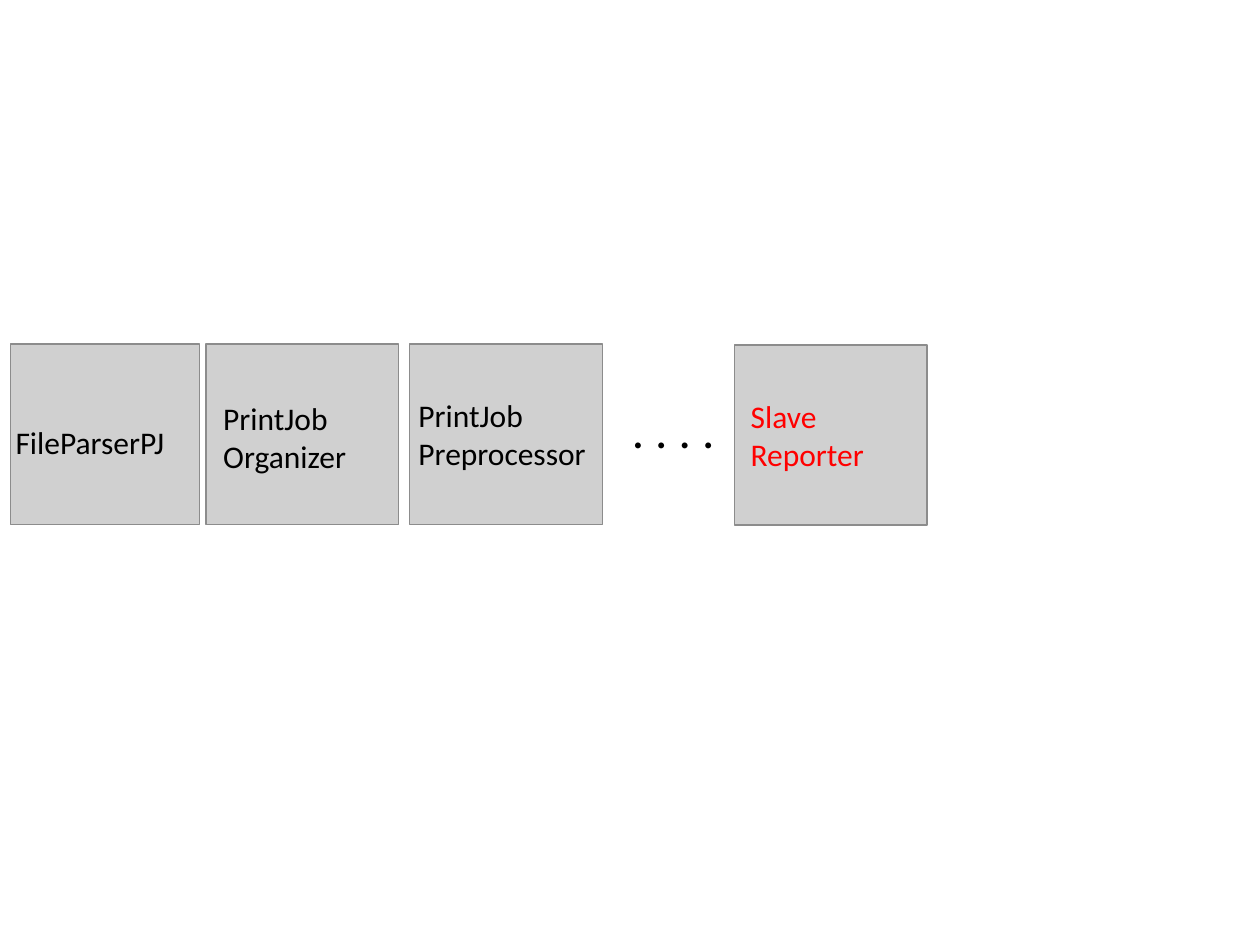
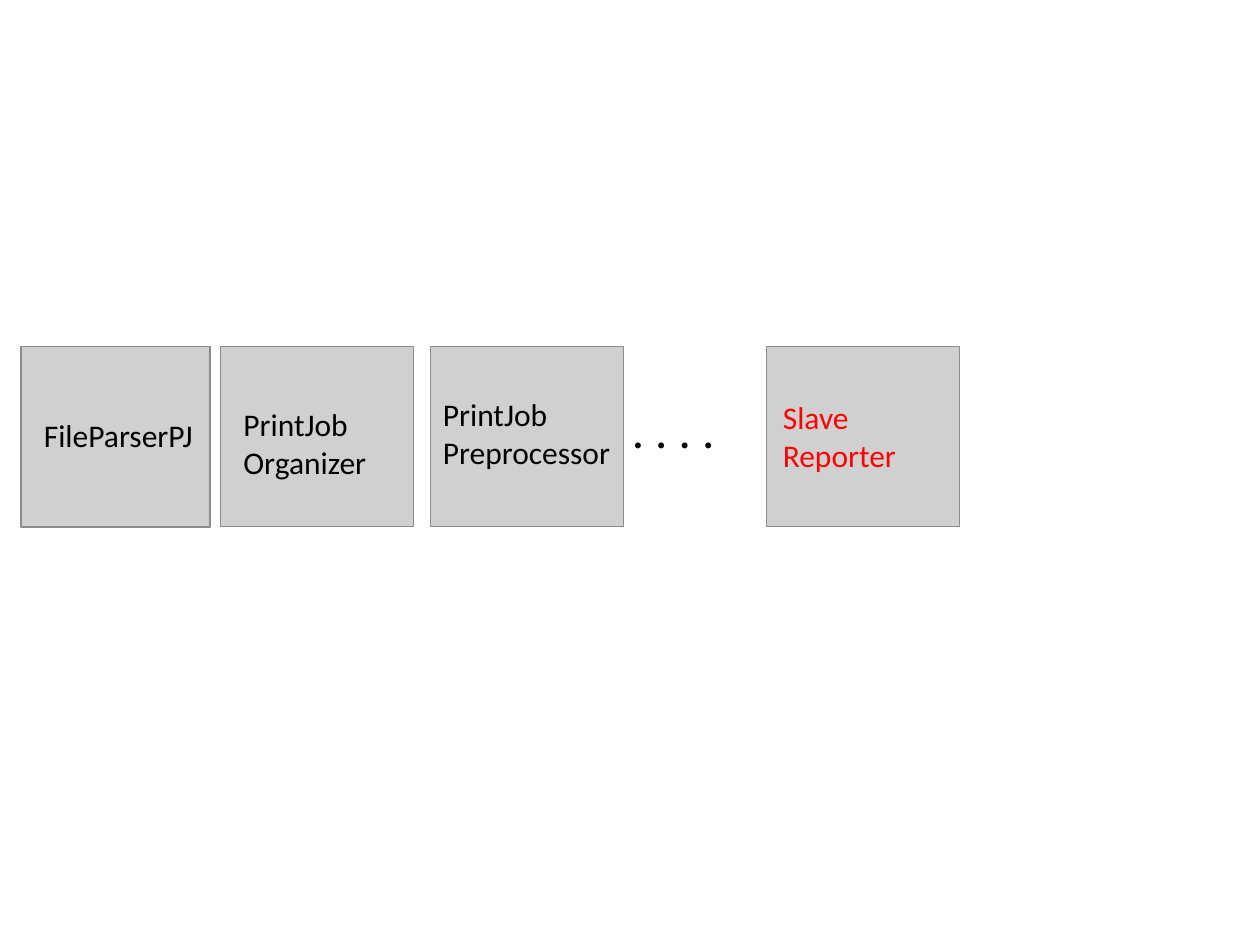
Before and after one commit to bsuman/ThesisDocumentation, a slide deck: slide 8 of pictures.pptx. Drawn at 1260x945 pixels with LibreOffice and Linux fonts; fonts in the diff are those of the drawing; grey boxes stand for pictures. Boxes give left, top, right and bottom in pixels: in the first picture for what was removed or moved away, otherwise in the second. Text is boxed around its words. In the diff, an @@ line names an element or a change of style, - is before the commit and + after.

Commit message:
added

```diff
--- a/pictures.pptx
+++ b/pictures.pptx
@@ picture: place and size @@
-picture at (10,344,199,524)
+picture at (21,346,210,527)
@@ picture: place and size @@
-picture at (207,344,399,524)
+picture at (220,346,413,527)
@@ picture: place and size @@
-picture at (410,344,602,524)
+picture at (431,346,624,527)
@@ picture: place and size @@
-picture at (735,345,927,525)
+picture at (766,346,959,527)
@@ text "PrintJob": place and size @@
-text "PrintJob" at (418,405,585,470)
+text "PrintJob" at (443,404,610,469)
@@ text "FileParserPJ": place and size @@
-text "FileParserPJ" at (16,432,165,455)
+text "FileParserPJ" at (44,425,193,448)
@@ text "PrintJob": place and size @@
-text "PrintJob" at (223,408,346,474)
+text "PrintJob" at (243,414,366,480)
@@ text "Slave": place and size @@
-text "Slave" at (751,406,864,471)
+text "Slave" at (783,407,896,472)
```
